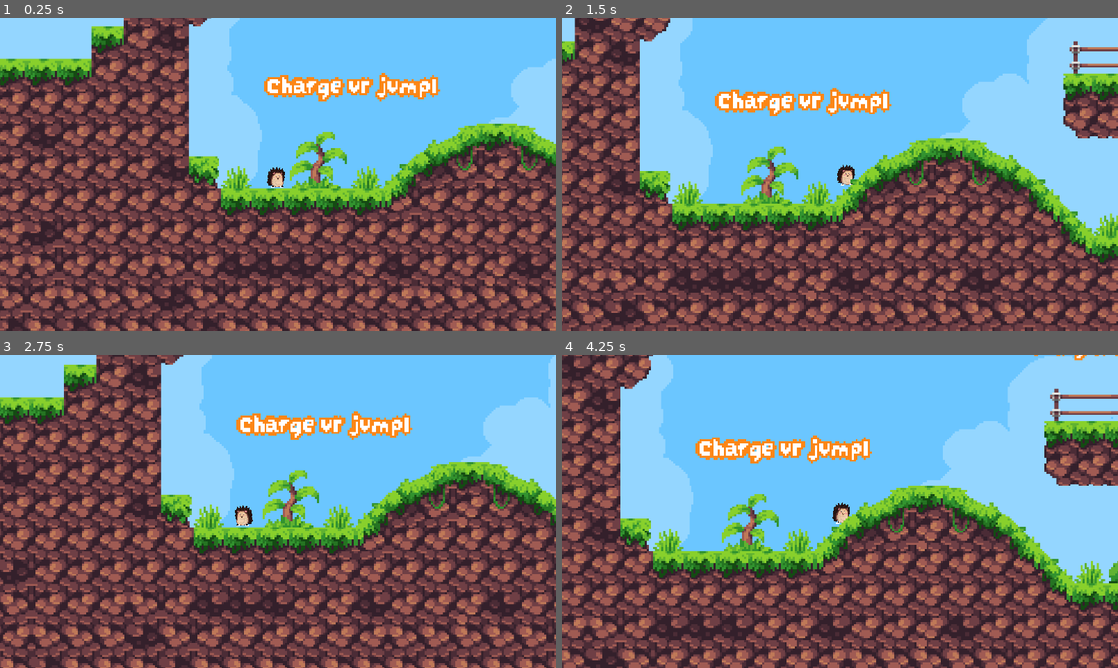
Above: before the commit, frames 1-4 (two rows, left to right).
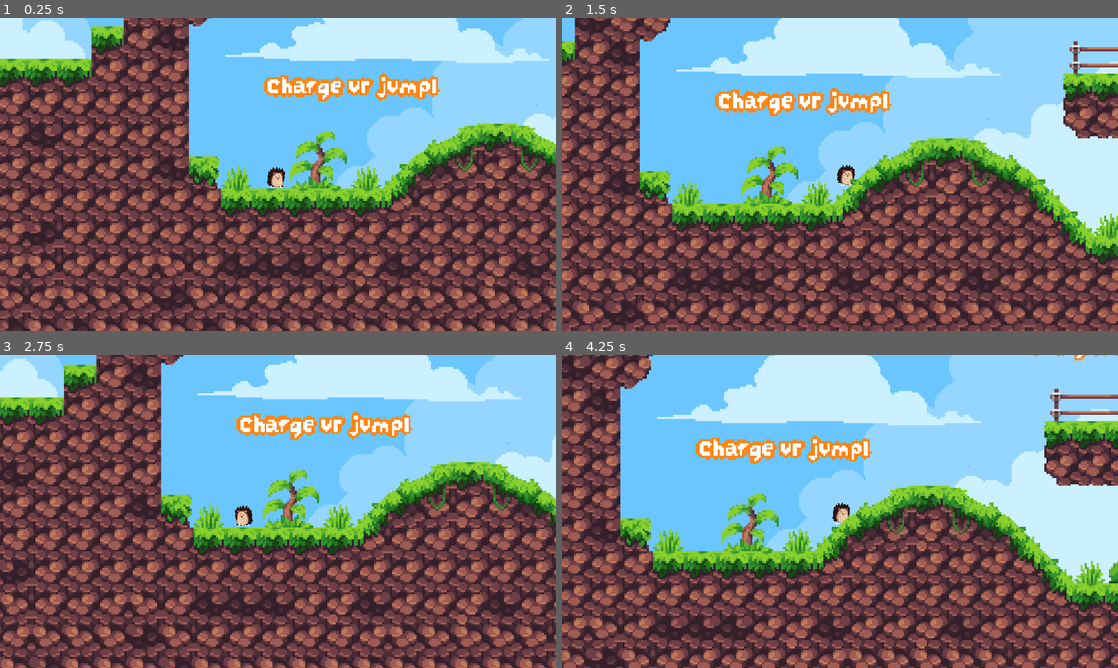
Above: after the commit, the same moments.

Repository: hyduez/daven-looking-for-his-puddin
Game: Godot game, scene res://main.tscn
Same seed, same stepped clock (60 frames per second), same inputs: the game is played once before the commit and once after it.
Inputs:
- Up to frame 1 (0.25 s): no input
- Up to frame 2 (1.5 s): tap Enter at 0.5 s; hold D (right) from 0.53 s (still down); tap Space (jump) at 0.77 s
- Up to frame 3 (2.75 s): tap Space (jump) at 1.52 s; release D (right) at 2.03 s; hold A (left) from 2.03 s (still down)
- Up to frame 4 (4.25 s): release A (left) at 2.78 s; hold D (right) from 2.78 s (still down); tap Space (jump) at 3.02, 3.77 s

The runs differ from the first frame. In frame 1, 18% of the frame differs, in the area x 0-100%, y 0-55%; in frame 2, 23%; in frame 3, 19%; in frame 4, 26%, in the area x 10-100%, y 0-73%.

Commit message:
feat(main): update scene to be updated with the actual screenshot

Diff:
--- a/main.tscn
+++ b/main.tscn
@@ -446,16 +446,6 @@
 
 [node name="Node" type="Node" unique_id=1274234441]
 
-[node name="Parallax2D" type="Parallax2D" parent="." unique_id=1727190944]
-repeat_size = Vector2(1080, 1080)
-repeat_times = 10
-
-[node name="Sprite2D" type="Sprite2D" parent="Parallax2D" unique_id=638613997]
-position = Vector2(71, -24)
-texture = ExtResource("4_1bvp3")
-centered = false
-offset = Vector2(-248, -136)
-
 [node name="Player" type="CharacterBody2D" parent="." unique_id=1679645336]
 script = ExtResource("1_h2yge")
 
@@ -479,10 +469,14 @@
 tile_set = SubResource("TileSet_h2yge")
 
 [node name="ParallaxBackground" type="ParallaxBackground" parent="." unique_id=1431595681]
-visible = false
 
 [node name="ParallaxLayer" type="ParallaxLayer" parent="ParallaxBackground" unique_id=1935485327]
 motion_mirroring = Vector2(490, 0)
+
+[node name="Sprite2D" type="Sprite2D" parent="ParallaxBackground/ParallaxLayer" unique_id=638613997]
+texture = ExtResource("4_1bvp3")
+centered = false
+offset = Vector2(-248, -136)
 
 [node name="ParallaxLayer2" type="ParallaxLayer" parent="ParallaxBackground" unique_id=1467281173]
 motion_mirroring = Vector2(490, 0)
